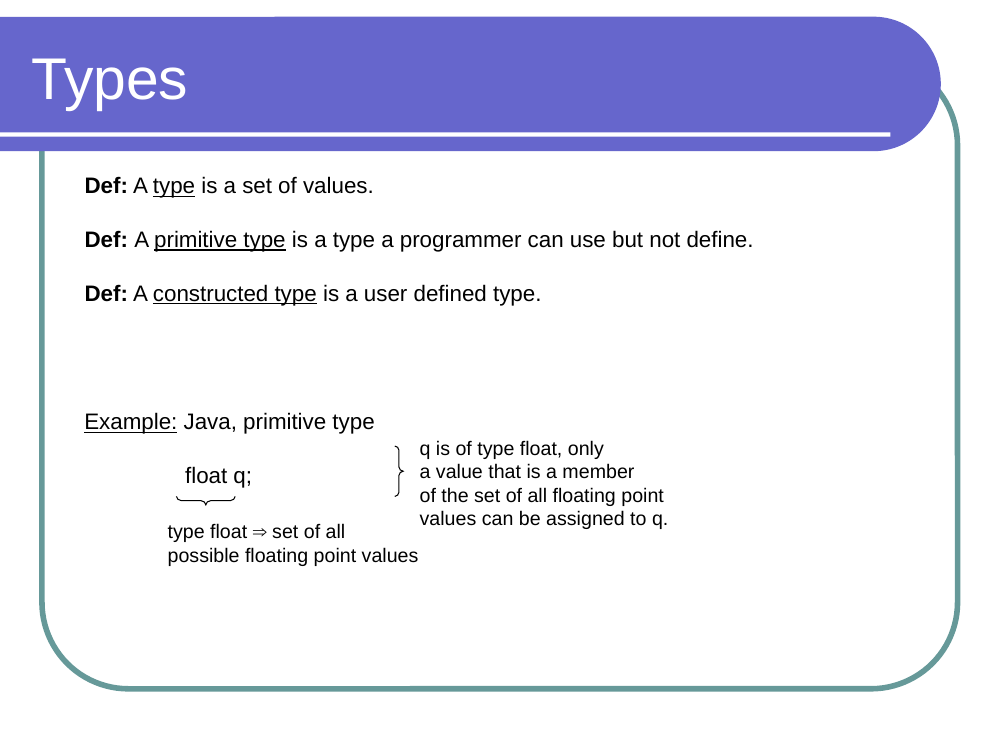
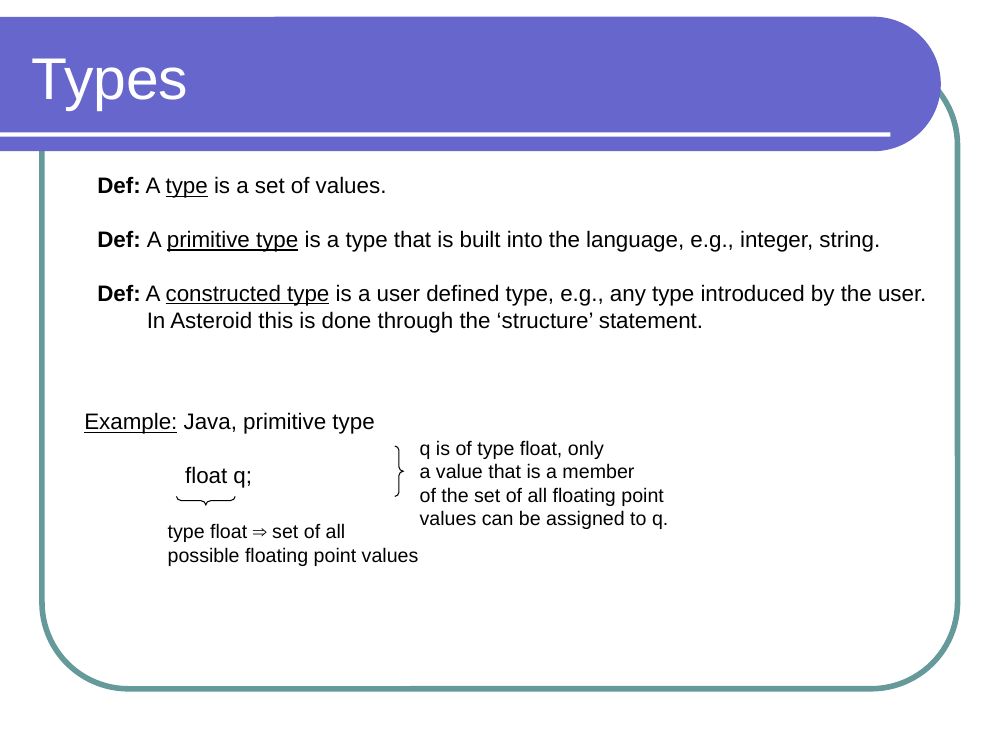
Before and after one commit to lutzhamel/CSC301, a slide deck: slide 2 of notes/csc301-ln003.ppt. Drawn at 1008x756 pixels with LibreOffice and Linux fonts; fonts in the diff are those of the drawing. Boxes give left, top, right and bottom in pixels: in the first picture for what was removed or moved away, otherwise in the second. Text is boxed around its words. In the diff, an @@ line names an element or a change of style, - is before the commit and + after.

Commit message:
moving to asteroid

```diff
--- a/notes/csc301-ln003.ppt
+++ b/notes/csc301-ln003.ppt
@@ text "Def: A type is a ...": place and size @@
-text "Def: A type is a ..." at (85, 176, 754, 306)
+text "Def: A type is a ..." at (97, 176, 926, 333)
@@ text at (97, 230, 926, 333): text changed @@
-Def: A primitive type is a type a programmer can use but not define.
-Def: A constructed type is a user defined type.
+Def: A primitive type is a type that is built into the language, e.g., integer, string.
+Def: A constructed type is a user defined type, e.g., any type introduced by the user.
+In Asteroid this is done through the ‘structure’ statement.
```
Also in this commit, not shown: 11 other slides changed, 3 slides added, 6 slides removed, 5 other files.
